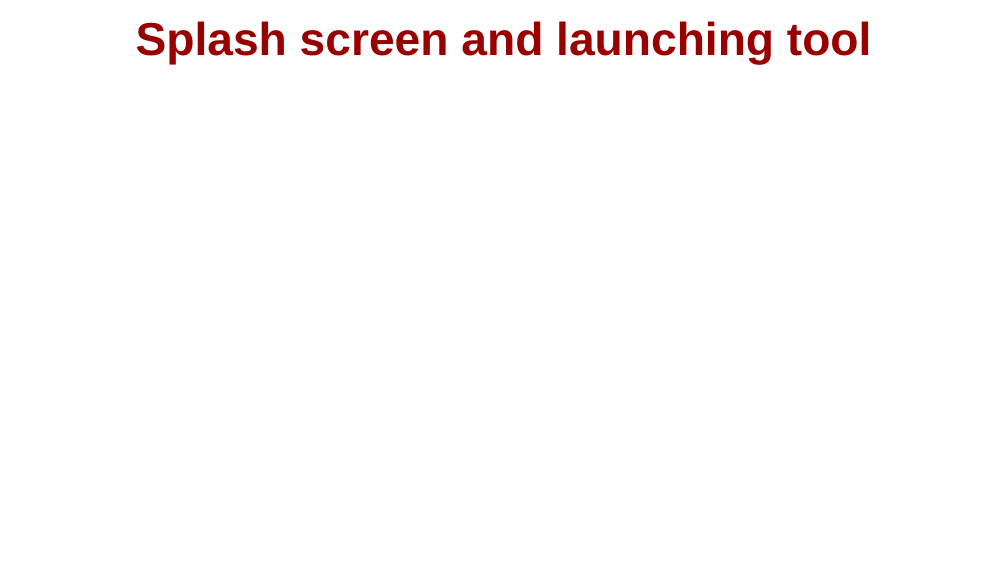
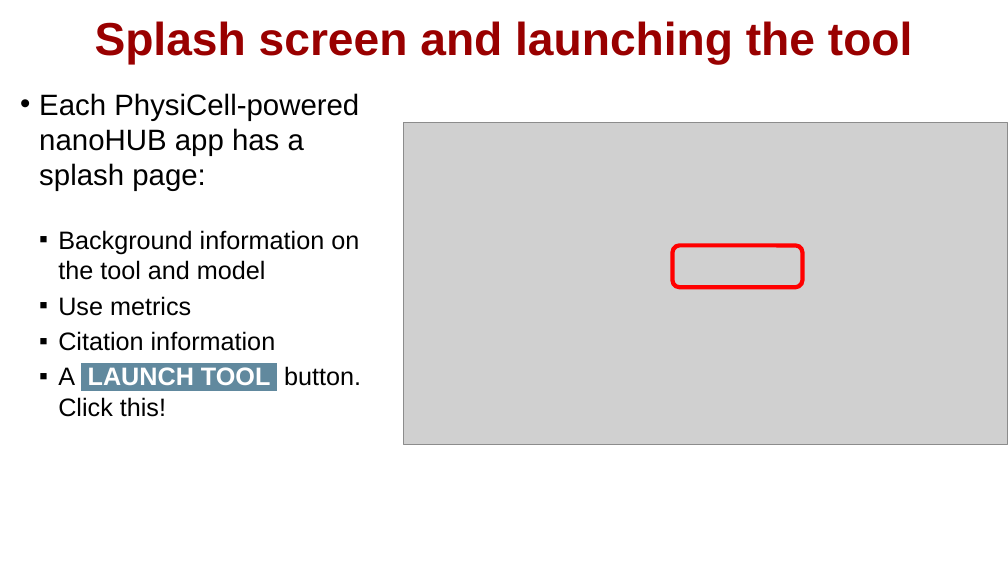
Before and after one commit to physicell-training/02-How-to-nanoHUB, a slide deck: slide 6 of pptx_source/02-How-to-nanoHUB.pptx (slide 5 before the commit). Drawn at 1008x567 pixels with LibreOffice and Linux fonts; fonts in the diff are those of the drawing; grey boxes stand for pictures; background and template pictures are left out. Boxes give left, top, right and bottom in pixels: in the first picture for what was removed or moved away, otherwise in the second. Text is boxed around its words. In the diff, an @@ line names an element or a change of style, - is before the commit and + after.

```diff
--- a/pptx_source/02-How-to-nanoHUB.pptx
+++ b/pptx_source/02-How-to-nanoHUB.pptx
@@ title at [95, 21, 913, 64]: text changed @@
-Splash screen and launching tool
+Splash screen and launching the tool
@@ text added at [39, 93, 361, 417], 18 pt, text #000000 @@
+• Each PhysiCell-powered nanoHUB app has a splash page:
+  ▪ Background information on the tool and model
+  ▪ Use metrics
+  ▪ Citation information
+  ▪ A LAUNCH TOOL button. Click this!
@@ picture added at [403, 123, 1008, 445] @@
@@ rounded rectangle added at [672, 245, 802, 287], outline #FF0000 3 pt @@
```
Also in this commit, not shown: 4 other slides changed, 7 slides added, 5 slides removed, 1 other file.
